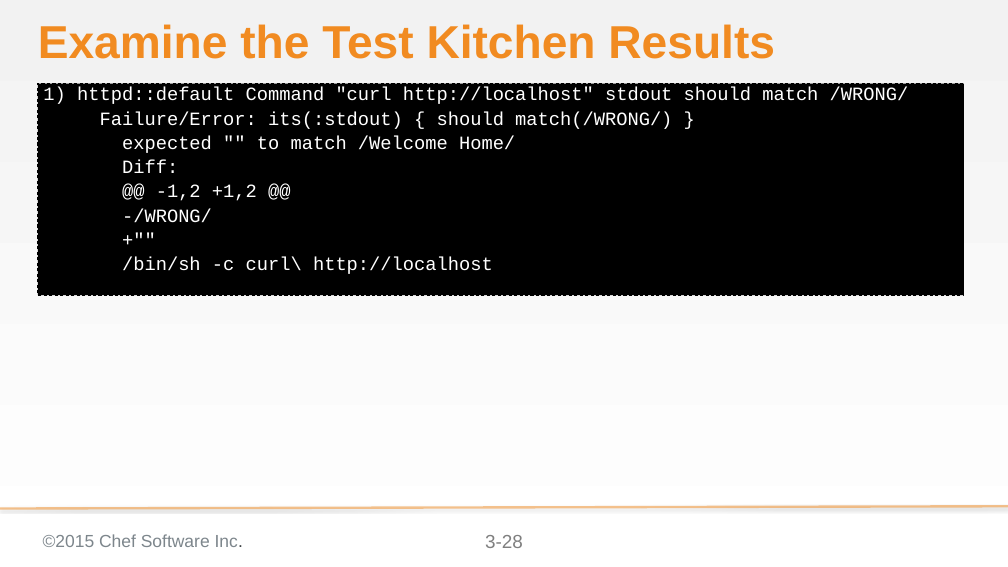
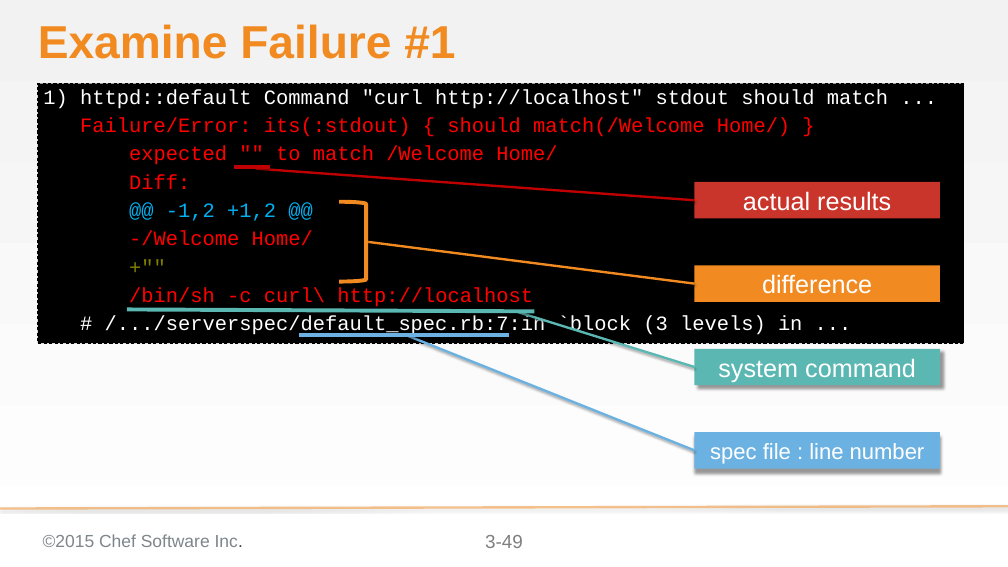
Before and after one commit to chef-training/test_driven_cookbook_development, a slide deck: slide 49 of 03-writing_a_test_first.pptx (slide 28 before the commit). Drawn at 1008x567 pixels with LibreOffice and Linux fonts; fonts in the diff are those of the drawing; background and template pictures are left out. Boxes give left, top, right and bottom in pixels: in the first picture for what was removed or moved away, otherwise in the second. Text is boxed around its words. In the diff, an @@ line names an element or a change of style, - is before the commit and + after.

```diff
--- a/03-writing_a_test_first.pptx
+++ b/03-writing_a_test_first.pptx
@@ title at (38,24,455,59): text changed @@
-Examine the Test Kitchen Results
+Examine Failure #1
@@ text "1) httpd::default Command "curl http://localhost" ...": place and size @@
-text "1) httpd::default Command "curl http://localhost" ..." at (38,83,964,295)
+text "1) httpd::default Command "curl http://localhost" ..." at (38,83,964,343)
@@ text at (43,89,888,137): text changed; size 23.8 to 25.9 pt @@
-1) httpd::default Command "curl http://localhost" stdout should match /WRONG/
-Failure/Error: its(:stdout) { should match(/WRONG/) }
+1) httpd::default Command "curl http://localhost" stdout should match ...
+Failure/Error: its(:stdout) { should match(/Welcome Home/) }
@@ text at (129,146,557,308): size 23.8 to 25.9 pt in "expected "" to match /Welcome Home/", "Diff:", "@@ -1,2 +1,2 @@", "+""" and 1 more places; text colour #FFFFFF to #FF0000 in "expected "" to match /Welcome Home/", "Diff:", "/bin/sh -c curl\ http://localhost"; text colour #FFFFFF to #00B0F0 in "@@ -1,2 +1,2 @@"; text colour #FFFFFF to #808000 in "+"""; line spacing 0.8 to 0.9 @@
@@ line added from (235, 167) to (270, 167), #C00000 5 pt @@
@@ line added from (256, 168) to (694, 200), #C00000 3 pt @@
@@ right bracket added at (339,202,366,282), outline #F18B21 5 pt @@
@@ rectangle added at (694,182,940,218), fill #C9352B, 32 pt, text #FFFFFF @@
+actual results
@@ text at (129,231,313,246): text changed; size 23.8 to 25.9 pt; text colour #FFFFFF to #FF0000 @@
--/WRONG/
+-/Welcome Home/
@@ line added from (366, 242) to (694, 283), #F18B21 3 pt @@
@@ rectangle added at (694,265,940,302), fill #F18B21, 32 pt, text #FFFFFF @@
+difference
@@ text at (105,316,802,337): paragraph added @@
+# /.../serverspec/default_spec.rb:7:in `block (3 levels) in ...
@@ line added from (127, 310) to (534, 311), #5AB7B2 5 pt @@
@@ line added from (515, 311) to (694, 367), #5AB7B2 3 pt @@
@@ line added from (299, 334) to (509, 334), #6BB2E2 5 pt @@
@@ line added from (405, 334) to (694, 450), #6BB2E2 3 pt @@
@@ rectangle added at (694,349,940,385), fill #5AB7B2, 32 pt, text #FFFFFF @@
+system command
@@ rectangle added at (694,432,940,468), fill #6BB2E2, 28 pt, text #FFFFFF @@
+spec file : line number
@@ page number at (485,535,523,548): text changed @@
-3-28
+3-49
```
Also in this commit, not shown: 7 other slides changed, 22 slides added.
